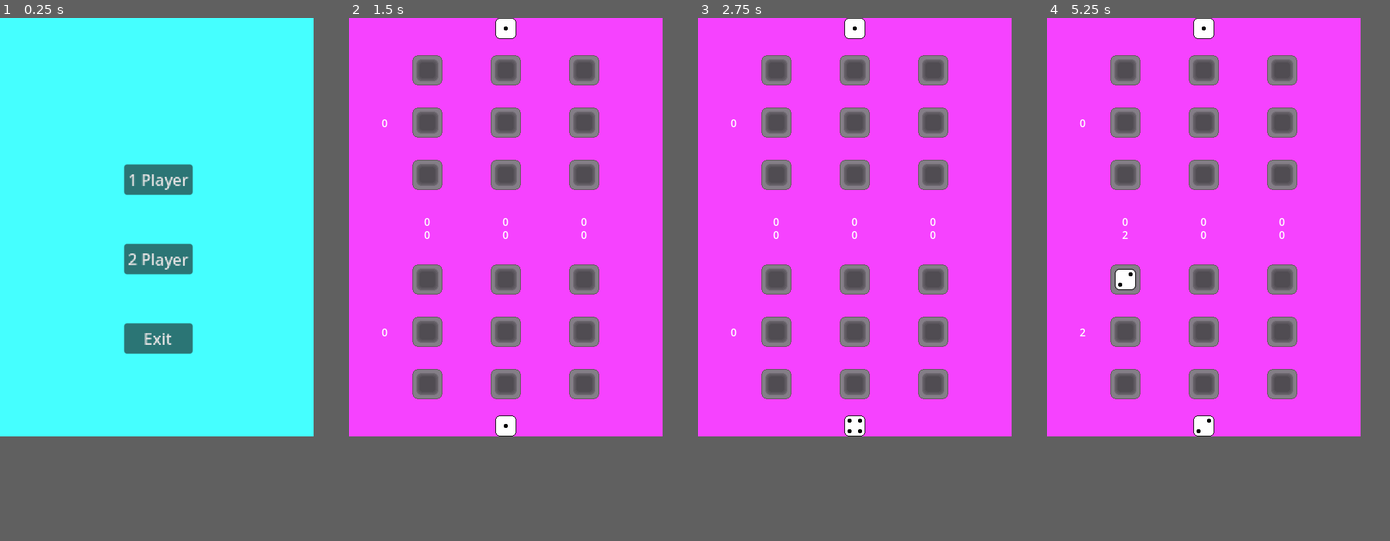
Above: before the commit, frames 1-4 (left to right).
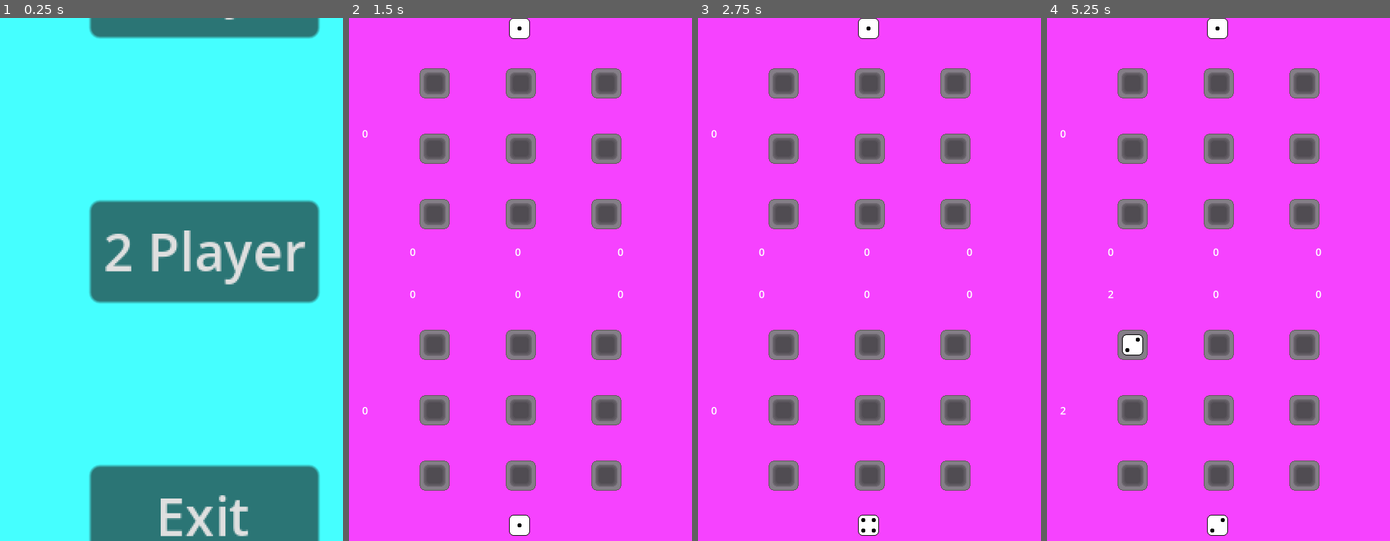
Above: after the commit, the same moments.

Repository: Hugo-Blosse/knucklebones1
Game: Godot game, scene res://mmenu.tscn
Same seed, same stepped clock (60 frames per second), same inputs: the game is played once before the commit and once after it. The engine's default icon, where the game draws it, is replaced by a stand-in: a white triangle on a blue panel in a dark square.
Inputs (mouse positions are in pixels of both pictures, inside the frame that each line leads up to):
- Up to frame 1 (0.25 s): no input
- Up to frame 2 (1.5 s): click (506, 180) at 0.5 s, where only the run before the commit has a clickable "1 Player"; click (506, 425) at 1.25 s
- Up to frame 3 (2.75 s): click (855, 425) at 2 s
- Up to frame 4 (5.25 s): click (1204, 425) at 2.75 s; tap Enter at 3.5 s; click (1125, 279) at 5 s
In our replay, the window is 480x640 before the commit and 525x800 after it. These sizes can differ from the game's own. Grey fills any space a smaller window leaves; there, only what the larger window draws over its background counts as a difference.

The runs differ from the first frame. In frame 1, 28% of the frame differs, in the area x 25-94%, y 0-100%; in frame 2, 17%; in frame 3, 17%; in frame 4, 17%.

Commit message:
prototype
+/- computer ai fix
+/- visual changes
first export

Diff:
--- a/Main.gd
+++ b/Main.gd
@@ -1,5 +1,8 @@
 extends Control
 class_name Main
+
+
+@export var is_2_player : bool = false
 
 
 var rng : RandomNumberGenerator = RandomNumberGenerator.new()
@@ -13,6 +16,8 @@
 	$P2FieldManager/TextureButton.disabled = true
 	$P2FieldManager/TextureButton.position.y = 0
 	$P2FieldManager/PointCounter.default_label_offset = 300
+	$P2FieldManager/PointCounter.is_2_player = is_2_player
+	$P2FieldManager/PointCounter/Score.scale.y = -1
 	$P2FieldManager.start()
 	$P1FieldManager.start()
 	$DiceRollTimer.timeout.connect(_on_dice_roll_timer_timeout)
--- a/computer.gd
+++ b/computer.gd
@@ -11,6 +11,7 @@
 
 func _ready() -> void:
 	rng.seed = Time.get_unix_time_from_datetime_string(Time.get_datetime_string_from_system())
+	ai_level = rng.randi_range(1, 2)
 	$P2FieldManager/TextureButton.disabled = true
 	$P2FieldManager/TextureButton.position.y = 0
 	$P2FieldManager/PointCounter.default_label_offset = 300
@@ -20,6 +21,7 @@
 	$DiceRollTimer.wait_time = 0.2
 	$DiceRollTimer.one_shot = true
 	set_starting_fields_comparison()
+
 
 
 func _check_enemy_dices(val, field, _fm) -> void:
@@ -86,7 +88,6 @@
 		2 : 0
 	}
 	var p_2_val_counter_max : int = 0
-
 	if ai_level == 2 && avalible_cols.size() > 1:
 		avalible_cols = check_enemy_fields(avalible_cols)
 	if avalible_cols.size() == 1:
@@ -113,46 +114,48 @@
 			k += 1
 
 	if $P1FieldManager.num_of_filled_fields > 6 && $P1FieldManager.get_score() > p_2_field_manager.get_score():
-		var enemy_same_val_fields : Array = get_list_of_enemy_vals_equal_to_ai_val(fields_comparison)
+		var enemy_same_val_fields : Array = get_list_of_enemy_vals_equal_to_ai_val(fields_comparison, avalible_cols)
 		if enemy_same_val_fields.max() > 0:
-			return avalible_cols.filter(func(num): return num == enemy_same_val_fields.bsearch(enemy_same_val_fields.max()))
+			return avalible_cols.filter(func(num): return num == enemy_same_val_fields.find(enemy_same_val_fields.max()))
 	elif p_2_field_manager.value <= 2:
-		var enemy_low_val_fields : Array = get_list_of_enemy_vals_equal_to_ai_val(fields_comparison)
+		var enemy_low_val_fields : Array = get_list_of_enemy_vals_equal_to_ai_val(fields_comparison, avalible_cols)
 		if enemy_low_val_fields.max() > 0:
-			avalible_cols.remove_at(enemy_low_val_fields.bsearch(enemy_low_val_fields.max()))
+			avalible_cols.remove_at(enemy_low_val_fields.find(enemy_low_val_fields.max()))
 	elif p_2_field_manager.value >= 4 && !check_for_same_field(p_2_field_manager.value):
 		var b : Array = []
-		for i in p_2_field_manager.rowscols:
+		for i in avalible_cols:
 			var l : int = 0
 			b.append(0)
-			for j in p_2_field_manager.rowscols:
+			for j in avalible_cols:
 				if fields_comparison[[i, j]][0].val <= 3 && fields_comparison[[i, j]][0].val != 0:
 					l += 11
 				elif fields_comparison[[i, j]][0].val > 3:
 					l += 10
 			b[i] = l
 		if b.max() > 0:
-			return avalible_cols.filter(func(num): return num == b.bsearch(b.max()))
+			var n = b.find(b.max())
+			var xd = avalible_cols.filter(func(num): return num == b.find(b.max()))
+			return avalible_cols.filter(func(num): return num == b.find(b.max()))
 	return avalible_cols
 
 
 func check_for_same_field(value : int, id : int = 1) -> bool:
 	for i in p_2_field_manager.rowscols:
 		for j in p_2_field_manager.rowscols:
-			if value == fields_comparison[[i, j]][id].value:
+			if value == fields_comparison[[i, j]][id].val:
 				return true
 	return false
 
 
-func get_list_of_enemy_vals_equal_to_ai_val(fields : Dictionary) -> Array:
+func get_list_of_enemy_vals_equal_to_ai_val(fields : Dictionary, avalible_cols: Array) -> Array:
 	var a : Array = []
-	for i in p_2_field_manager.rowscols:
+	for i in avalible_cols:
 		var k : int = 0
 		a.append(0)
-		for j in p_2_field_manager.rowscols:
+		for j in avalible_cols:
 			if fields[[i, j]][0].val == p_2_field_manager.value:
 				k += 1
-		a[i] = k
+		a[-1] = k
 	return a
 
 
@@ -161,6 +164,8 @@
 	p_2_field_manager.restart()
 	$EndScreen.visible = false
 	set_starting_fields_comparison()
+	p_2_field_manager.texture_button.disabled = true
+	$P1FieldManager/TextureButton.disabled = false
 
 
 func set_starting_fields_comparison() -> void:
--- a/field.tscn
+++ b/field.tscn
@@ -11,8 +11,11 @@
 shader_parameter/bonus = 1
 
 [node name="Field1" type="TextureButton"]
-offset_right = 40.0
-offset_bottom = 40.0
+anchors_preset = -1
+anchor_right = 0.1
+anchor_bottom = 0.075
+offset_right = -8.0
+offset_bottom = -8.0
 disabled = true
 texture_normal = ExtResource("1_bxagk")
 texture_pressed = ExtResource("1_bxagk")
--- a/field_manager.gd
+++ b/field_manager.gd
@@ -24,7 +24,7 @@
 	fields.clear()
 	rowscols = int(sqrt(num_of_fields))
 	for i in rowscols:
-		$PointCounter.create_label(i, rowscols)
+		$PointCounter.create_label(i)
 		for j in rowscols:
 			var field : Field = FieldBase.instantiate()
 			add_child(field)
@@ -32,7 +32,7 @@
 			fields[[i, j]] = field
 			field.col_num = i
 			field.row_num = j
-			field.position = Vector2(480 * (i + 1)/(rowscols + 1), 320 * (j + 1)/(rowscols + 1)) - Vector2(24, 24)
+			field.position = Vector2(self.size.x * (i + 1)/(rowscols + 1), self.size.y * (j + 1)/(rowscols + 1)) - Vector2(24, 24)
 			field.selected.connect(_on_field_button_pressed)
 			field.destroyed.connect(change_num_of_filled_fields)
 
@@ -48,10 +48,10 @@
 
 
 func set_points(col_num: int) -> int:
-	var value : int = 0
+	var p_value : int = 0
 	for j in rowscols:
-		value += fields[[col_num, j]].val * fields[[col_num, j]].bonus
-	return value
+		p_value += fields[[col_num, j]].val * fields[[col_num, j]].bonus
+	return p_value
 
 
 func check_enemy_column(val : int, field : Field) -> void:
--- a/field_manager.tscn
+++ b/field_manager.tscn
@@ -19,14 +19,13 @@
 
 [node name="TextureButton" type="TextureButton" parent="."]
 layout_mode = 1
-anchors_preset = 7
-anchor_left = 0.5
-anchor_top = 1.0
-anchor_right = 0.5
+anchors_preset = -1
+anchor_left = 0.467
+anchor_top = 0.9
+anchor_right = 0.533
 anchor_bottom = 1.0
-offset_left = -16.0
-offset_top = -32.0
-offset_right = 16.0
+offset_left = -0.160004
+offset_right = 0.159973
 grow_horizontal = 2
 grow_vertical = 0
 texture_normal = ExtResource("3_p02oy")
--- a/mmenu.tscn
+++ b/mmenu.tscn
@@ -19,13 +19,13 @@
 anchor_top = 0.5
 anchor_right = 0.5
 anchor_bottom = 0.5
-offset_left = -50.0
-offset_top = -96.5
-offset_right = 20.0
-offset_bottom = 96.5
+offset_left = -125.0
+offset_top = -525.0
+offset_right = -55.0
+offset_bottom = -332.0
 grow_horizontal = 2
 grow_vertical = 2
-scale = Vector2(1.5, 1.5)
+scale = Vector2(5, 5)
 theme_override_constants/separation = 50
 
 [node name="Computer" type="Button" parent="VBoxContainer"]
--- a/point_counter.gd
+++ b/point_counter.gd
@@ -8,14 +8,14 @@
 @onready var score_label : Label = $Score
 
 
-func create_label(i : int, rowscols : int) -> void:
-	var label : Label = Label.new()
-	label.position = Vector2(480 * (i + 1)/(rowscols + 1) - 5, default_label_offset)
-	if default_label_offset > 0 and is_2_player:
-		label.scale.y = -1
+func create_label(i : int) -> void:
+	var label : Label = get_node(str(i))
+	if default_label_offset > 0:
+		if is_2_player:
+			print('yes')
+			label.scale.y = -1
+		label.position.y = size.y - 30
 	label.text = "0"
-	label.name = str(i)
-	add_child(label)
 
 
 func set_label_value(i : int, value : int) -> void:
--- a/point_counter.tscn
+++ b/point_counter.tscn
@@ -7,7 +7,7 @@
 anchors_preset = 15
 anchor_right = 1.0
 anchor_bottom = 1.0
-offset_bottom = -320.0
+offset_bottom = -1025.0
 grow_horizontal = 2
 grow_vertical = 2
 script = ExtResource("1_lrco5")
@@ -17,9 +17,48 @@
 anchors_preset = 4
 anchor_top = 0.5
 anchor_bottom = 0.5
-offset_left = 50.0
+offset_left = 20.0
 offset_top = -11.5
-offset_right = 90.0
+offset_right = 60.0
 offset_bottom = 11.5
 grow_vertical = 2
 text = "0"
+
+[node name="0" type="Label" parent="."]
+layout_mode = 1
+anchors_preset = -1
+anchor_left = 0.178
+anchor_top = 0.028
+anchor_right = 0.226
+anchor_bottom = 0.051
+offset_left = -0.152008
+offset_top = 0.264999
+offset_right = 0.103989
+offset_bottom = -0.310001
+text = "xd"
+
+[node name="2" type="Label" parent="."]
+layout_mode = 1
+anchors_preset = -1
+anchor_left = 0.783
+anchor_top = 0.028
+anchor_right = 0.832
+anchor_bottom = 0.05
+offset_left = 0.112
+offset_top = -0.440001
+offset_right = -0.460022
+offset_bottom = 0.0100021
+text = "xd"
+
+[node name="1" type="Label" parent="."]
+layout_mode = 1
+anchors_preset = -1
+anchor_left = 0.483
+anchor_top = 0.028
+anchor_right = 0.531
+anchor_bottom = 0.041
+offset_left = 0.0759888
+offset_top = -0.440002
+offset_right = 0.33197
+offset_bottom = 0.0699997
+text = "xd"
--- a/project.godot
+++ b/project.godot
@@ -17,10 +17,13 @@
 
 [display]
 
-window/size/viewport_width=480
-window/size/viewport_height=640
+window/size/viewport_width=1050
+window/size/viewport_height=2050
+window/stretch/scale=2.0
+window/handheld/orientation=1
 
 [rendering]
 
 textures/canvas_textures/default_texture_filter=0
 renderer/rendering_method="mobile"
+textures/vram_compression/import_etc2_astc=true
--- a/pve.tscn
+++ b/pve.tscn
@@ -11,36 +11,30 @@
 anchor_bottom = 1.0
 grow_horizontal = 2
 grow_vertical = 2
+size_flags_horizontal = 4
 script = ExtResource("1_kymtk")
 
 [node name="P1FieldManager" parent="." instance=ExtResource("2_ywei4")]
-layout_mode = 0
-anchors_preset = 0
-anchor_right = 0.0
-anchor_bottom = 0.0
-offset_top = 320.0
-offset_right = 480.0
-offset_bottom = 640.0
+layout_mode = 1
+anchor_top = 0.5
+anchor_bottom = 1.0
+grow_horizontal = 2
+grow_vertical = 2
 
 [node name="P2FieldManager" parent="." instance=ExtResource("2_ywei4")]
-layout_mode = 0
-anchors_preset = 0
-anchor_right = 0.0
-anchor_bottom = 0.0
-offset_right = 480.0
-offset_bottom = 320.0
+layout_mode = 1
+grow_horizontal = 2
+grow_vertical = 2
 
 [node name="EndScreen" parent="." instance=ExtResource("3_m7xcp")]
 visible = false
 layout_mode = 1
-anchors_preset = 8
-anchor_left = 0.5
-anchor_top = 0.5
-anchor_bottom = 0.5
-offset_left = -120.0
-offset_top = -64.0
-offset_right = 120.0
-offset_bottom = 64.0
+anchor_left = 0.25
+anchor_top = 0.4
+anchor_right = 0.75
+anchor_bottom = 0.6
+offset_right = -3.05176e-05
+offset_bottom = 0.0
 
 [node name="Timer" type="Timer" parent="."]
 one_shot = true
--- a/pvp.tscn
+++ b/pvp.tscn
@@ -1,8 +1,7 @@
-[gd_scene load_steps=5 format=3 uid="uid://ctw5jefq47rif"]
+[gd_scene load_steps=4 format=3 uid="uid://ctw5jefq47rif"]
 
 [ext_resource type="Script" path="res://Main.gd" id="1_jsx3e"]
 [ext_resource type="PackedScene" uid="uid://cxnpx7rgdpnwd" path="res://field_manager.tscn" id="2_dqse1"]
-[ext_resource type="Texture2D" uid="uid://bljwioevhp08e" path="res://icon.svg" id="3_fnnwu"]
 [ext_resource type="PackedScene" uid="uid://0muweitw4l1e" path="res://end_screen.tscn" id="4_qpxg1"]
 
 [node name="PVP" type="Control"]
@@ -12,52 +11,31 @@
 anchor_bottom = 1.0
 grow_horizontal = 2
 grow_vertical = 2
+size_flags_horizontal = 4
 script = ExtResource("1_jsx3e")
+is_2_player = true
 
 [node name="P1FieldManager" parent="." instance=ExtResource("2_dqse1")]
 layout_mode = 1
-anchors_preset = 7
-anchor_left = 0.5
-anchor_top = 1.0
-anchor_right = 0.5
+anchor_top = 0.5
 anchor_bottom = 1.0
-offset_left = -240.0
-offset_top = -320.0
-offset_right = 240.0
 grow_horizontal = 2
 grow_vertical = 0
 
 [node name="P2FieldManager" parent="." instance=ExtResource("2_dqse1")]
 layout_mode = 1
-anchors_preset = 7
-anchor_left = 0.5
-anchor_top = 1.0
-anchor_right = 0.5
-anchor_bottom = 1.0
-offset_left = -240.0
-offset_top = -640.0
-offset_right = 240.0
-offset_bottom = -320.0
 grow_horizontal = 2
 grow_vertical = 0
-
-[node name="Sprite2D" type="Sprite2D" parent="."]
-visible = false
-position = Vector2(240, 220)
-scale = Vector2(3.75, 1)
-texture = ExtResource("3_fnnwu")
 
 [node name="EndScreen" parent="." instance=ExtResource("4_qpxg1")]
 visible = false
 layout_mode = 1
-anchors_preset = 8
-anchor_left = 0.5
-anchor_top = 0.5
-anchor_bottom = 0.5
-offset_left = -120.0
-offset_top = -64.0
-offset_right = 120.0
-offset_bottom = 64.0
+anchor_left = 0.25
+anchor_top = 0.4
+anchor_right = 0.75
+anchor_bottom = 0.6
+offset_right = -3.05176e-05
+offset_bottom = 0.0
 
 [node name="DiceRollTimer" type="Timer" parent="."]
 wait_time = 0.2
